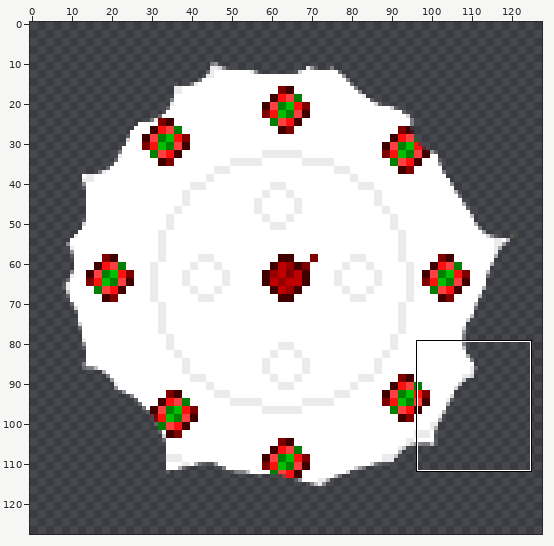
Sprite sheet -- Proyecto_Software_II.gmx/sprites/images/sprite1_2.png. The first picture is a wide view before the edit; the outline marks the close-up.
Close-up. First the earlier version:
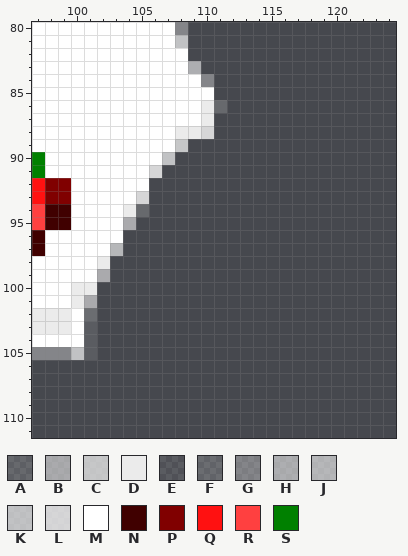
The file is 128x128 pixels. Pixels under 10% opacity are left out. Colours within 5 levels of each other are drawn and written as one. Shown: x 97..124, y 80..111. The commit also changed other parts of the picture, which this record leaves out.
Palette (. is transparent): A #ebebeb33  B #ebebeb9a  C #ebebebc6  D #ebebeb  E #ffffff1c  F #ffffff33  G #ffffff55  H #ffffff8e  J #ffffff9a  K #ffffffaa  L #ffffffc6  M #ffffff  N #400000  P #800000  Q #ff1111  R #ff4040  S #008000
Pixels before, first column x 97:
 80 MMMMMMMMMMMG...
 81 MMMMMMMMMMMK...
 82 MMMMMMMMMMMM...
 83 MMMMMMMMMMMMH..
 84 MMMMMMMMMMMMMG.
 85 MMMMMMMMMMMMMM.
 86 MMMMMMMMMMMMMDA
 87 MMMMMMMMMMMMMD.
 88 MMMMMMMMMMMDDL.
 89 MMMMMMMMMMMC...
 90 SMMMMMMMMMK....
 91 SMMMMMMMML.....
 92 QPPMMMMMM......
 93 QPPMMMMML......
 94 RNNMMMMDA......
 95 RNNMMMMB.......
 96 NMMMMMM........
 97 NMMMMMJ........
 98 MMMMMD.........
 99 MMMMMB.........
100 MMMDD..........
101 MMMDB..........
102 DDDMF..........
103 DDDME..........
104 MMMME..........
105 GGGKE..........
Now the later version:
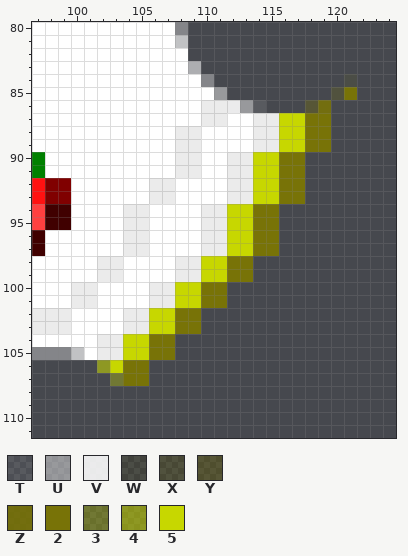
Colours new in this view: T #ebebeb1c  U #ffffff71  V #ffffffe3  W #7873071c  X #78730739  Y #78730755  Z #787307e3  2 #787307  3 #c7d70055  4 #c7d7008e  5 #c7d700
Change:
Changed rows in their new state; - is an unchanged pixel.
first column x 101:
 84 --------------------W
 85 ----------U--------X2
 86 ----------DVUT---YZ--
 87 ----------DMMDD5522--
 88 ---------MMMMDD5522--
 89 -------DDMMMMDD5522--
 90 ------MDDMMDD5522----
 91 -----MMDDMMDD5522----
 92 -----DDMMMMDD5522----
 93 ----MDDMMMMDD5522----
 94 ----DMMMMDD5522------
 95 ---DDMMMMDD5522------
 96 ---DDMMMMDD5522------
 97 --MDDMMMMDD5522------
 98 --DMMMMDD5522--------
 99 -DDMMMMDD5522--------
100 -MMMMDD5522----------
101 DMMMMDD5522----------
102 MMMDD5522------------
103 MMMDD5522------------
104 MDD5522--------------
105 MDD5522--------------
106 -4522----------------
107 --322----------------
